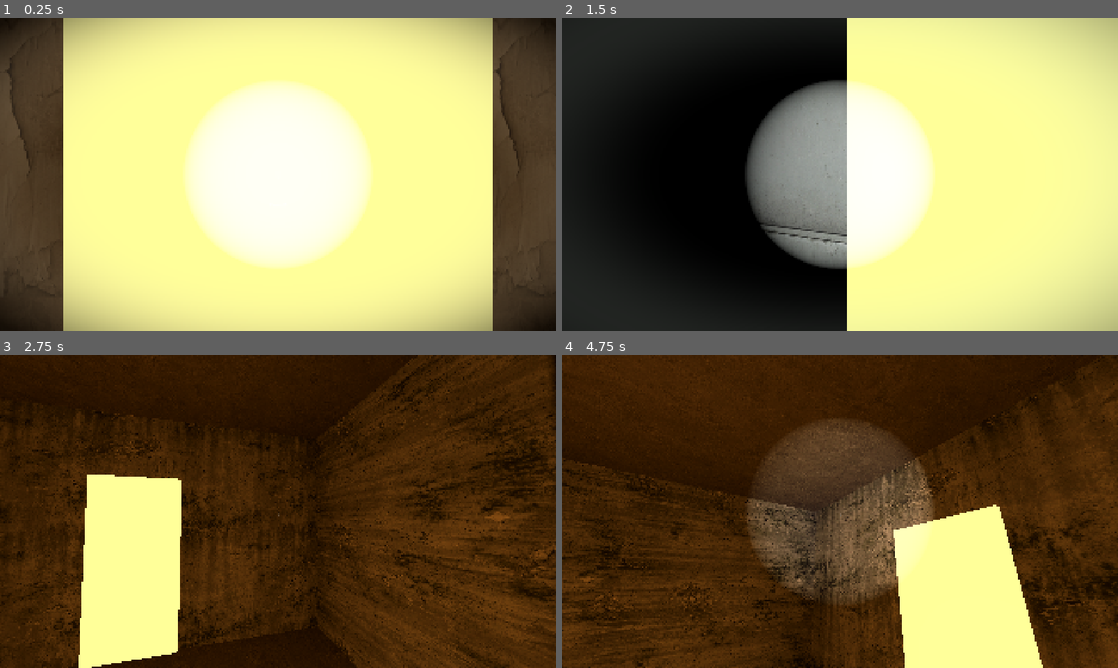
Above: before the commit, frames 1-4 (two rows, left to right).
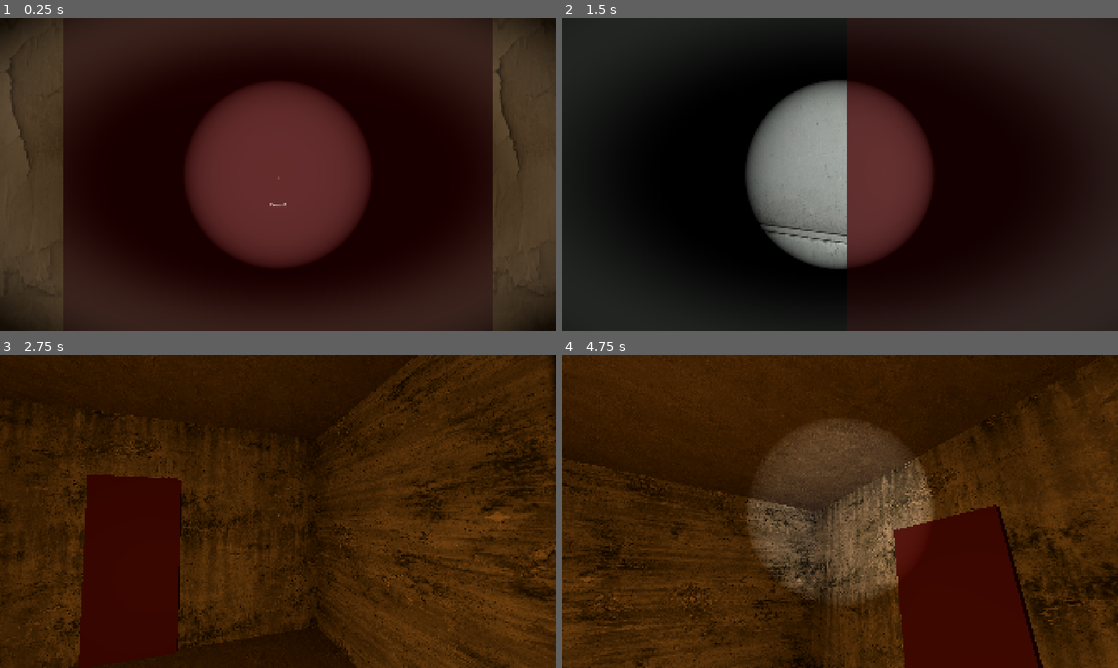
Above: after the commit, the same moments.

Repository: AlgazinovAleksandr/horror_game
Game: Godot game, scene res://scenes/level_2.tscn
Two runs of this game, one before a commit and one after it. Both use one fixed random seed, a clock stepped at 60 frames per second and the inputs below. This scene is started directly instead of the project's main scene.
Inputs (mouse positions are in pixels of both pictures, inside the frame that each line leads up to):
- Up to frame 1 (0.25 s): no input
- Up to frame 2 (1.5 s): tap E (interact) at 0.5, 1.35 s; move the mouse to (867, 174) at 0.52 s; hold E (interact) 0.53-1.28 s; hold W (move_forward) from 0.53 s (still down); move the mouse to (812, 174) at 1.27 s
- Up to frame 3 (2.75 s): keep holding W (move_forward); move the mouse to (289, 505) at 2.02 s; hold F (toggle_flashlight) from 2.03 s (still down); tap E (interact) at 2.3 s
- Up to frame 4 (4.75 s): move the mouse to (834, 517) at 2.77 s; release F (toggle_flashlight) at 2.78 s; tap E (interact) at 2.85, 4.55 s; move the mouse to (878, 514) at 3.52 s; hold E (interact) 3.53-4.28 s; tap Escape (ui_cancel) at 4.15 s; tap Enter at 4.25 s; move the mouse to (673, 464) at 4.27 s; release W (move_forward) at 4.28 s; hold A (move_left) from 4.28 s (still down); tap F (toggle_flashlight) at 4.35 s

The runs differ from the first frame. In frame 1, 77% of the frame differs, in the area x 11-89%, y 0-100%; in frame 2, 49%; in frame 3, 10%; in frame 4, 11%.

Commit message:
Fix void and test level 3

Diff:
--- a/game/scenes/intro_room.tscn
+++ b/game/scenes/intro_room.tscn
@@ -29,10 +29,10 @@
 size = Vector3(1.0, 2.2, 0.15)
 
 [sub_resource type="StandardMaterial3D" id="7"]
-albedo_color = Color(0.9, 0.6, 0.2, 1)
+albedo_color = Color(0.15, 0.01, 0.01, 1)
 emission_enabled = true
-emission = Color(0.9, 0.6, 0.2, 1)
-emission_energy_multiplier = 3.0
+emission = Color(0.15, 0.01, 0.01, 1)
+emission_energy_multiplier = 0.6
 
 [sub_resource type="BoxMesh" id="8"]
 size = Vector3(1.0, 0.8, 0.01)
--- a/game/scenes/level_1.tscn
+++ b/game/scenes/level_1.tscn
@@ -37,10 +37,10 @@
 size = Vector3(1.0, 2.2, 0.15)
 
 [sub_resource type="StandardMaterial3D" id="9"]
-albedo_color = Color(0.9, 0.6, 0.2, 1)
+albedo_color = Color(0.15, 0.01, 0.01, 1)
 emission_enabled = true
-emission = Color(0.9, 0.6, 0.2, 1)
-emission_energy_multiplier = 3.0
+emission = Color(0.15, 0.01, 0.01, 1)
+emission_energy_multiplier = 0.6
 
 [sub_resource type="BoxMesh" id="10"]
 size = Vector3(0.1, 0.05, 0.06)
--- a/game/scenes/level_2.tscn
+++ b/game/scenes/level_2.tscn
@@ -1,10 +1,11 @@
-[gd_scene load_steps=15 format=3]
+[gd_scene load_steps=17 format=3]
 
 [ext_resource type="Script" path="res://scripts/level_2.gd" id="1"]
 [ext_resource type="Script" path="res://scripts/player.gd" id="2"]
 [ext_resource type="Script" path="res://scripts/note.gd" id="3"]
 [ext_resource type="Script" path="res://scripts/combination_lock.gd" id="4"]
 [ext_resource type="Script" path="res://scripts/door.gd" id="5"]
+[ext_resource type="Texture2D" path="res://assets/textures/lock_face.png" id="6"]
 
 [sub_resource type="Environment" id="1"]
 background_mode = 1
@@ -30,19 +31,24 @@
 size = Vector3(1.0, 2.2, 0.15)
 
 [sub_resource type="StandardMaterial3D" id="7"]
-albedo_color = Color(0.9, 0.6, 0.2, 1)
+albedo_color = Color(0.15, 0.01, 0.01, 1)
 emission_enabled = true
-emission = Color(0.9, 0.6, 0.2, 1)
-emission_energy_multiplier = 3.0
+emission = Color(0.15, 0.01, 0.01, 1)
+emission_energy_multiplier = 0.6
 
 [sub_resource type="BoxMesh" id="8"]
-size = Vector3(0.08, 0.12, 0.04)
+size = Vector3(0.6, 0.8, 0.15)
 
 [sub_resource type="BoxShape3D" id="9"]
-size = Vector3(0.08, 0.12, 0.04)
+size = Vector3(0.6, 0.8, 0.15)
 
 [sub_resource type="BoxMesh" id="10"]
 size = Vector3(0.8, 1.0, 0.01)
+
+[sub_resource type="StandardMaterial3D" id="11"]
+albedo_texture = ExtResource("6")
+roughness = 0.9
+metallic = 0.3
 
 ; ── Scene root ────────────────────────────────────────────────────────────────
 
@@ -85,6 +91,19 @@
 size = Vector3(2.4, 3.0, 0.3)
 use_collision = true
 
+; ── Living room entrance walls (close the 3.3m gap at z=3 to the right of hallway opening)
+; HallWallR inner face = x=1.2; LivWallR inner face = x=4.5; step on left = x=-1.2 to -0.8
+
+[node name="LivWallFront" type="CSGBox3D" parent="."]
+transform = Transform3D(1, 0, 0, 0, 1, 0, 0, 0, 1, 2.85, 1.35, 3.15)
+size = Vector3(3.3, 3.0, 0.3)
+use_collision = true
+
+[node name="LivCornerL" type="CSGBox3D" parent="."]
+transform = Transform3D(1, 0, 0, 0, 1, 0, 0, 0, 1, -1.0, 1.35, 3.15)
+size = Vector3(0.4, 3.0, 0.3)
+use_collision = true
+
 ; ── Living room: connects at z=+3, 5m wide, 5m long ──────────────────────────
 
 [node name="LivFloor" type="CSGBox3D" parent="."]
@@ -146,6 +165,16 @@
 
 [node name="DoorwayFloor" type="CSGBox3D" parent="."]
 transform = Transform3D(1, 0, 0, 0, 1, 0, 0, 0, 1, 5.0, -0.15, 5.5)
+size = Vector3(1.0, 0.3, 5.0)
+use_collision = true
+
+[node name="DoorwayBackWall" type="CSGBox3D" parent="."]
+transform = Transform3D(1, 0, 0, 0, 1, 0, 0, 0, 1, 5.0, 1.35, 8.15)
+size = Vector3(1.0, 3.0, 0.3)
+use_collision = true
+
+[node name="DoorwayCeiling" type="CSGBox3D" parent="."]
+transform = Transform3D(1, 0, 0, 0, 1, 0, 0, 0, 1, 5.0, 2.85, 5.5)
 size = Vector3(1.0, 0.3, 5.0)
 use_collision = true
 
@@ -241,9 +270,16 @@
 
 [node name="LockMesh" type="MeshInstance3D" parent="CombinationLock"]
 mesh = SubResource("8")
+surface_material_override/0 = SubResource("11")
 
 [node name="LockCol" type="CollisionShape3D" parent="CombinationLock"]
 shape = SubResource("9")
+
+[node name="LockLight" type="OmniLight3D" parent="."]
+transform = Transform3D(1, 0, 0, 0, 1, 0, 0, 0, 1, 2.0, 1.8, 7.8)
+light_color = Color(0.8, 0.6, 0.4, 1)
+light_energy = 0.5
+omni_range = 1.5
 
 ; ── Exit door ─────────────────────────────────────────────────────────────────
 
--- a/game/scenes/level_3.tscn
+++ b/game/scenes/level_3.tscn
@@ -30,10 +30,10 @@
 size = Vector3(1.0, 2.2, 0.15)
 
 [sub_resource type="StandardMaterial3D" id="7"]
-albedo_color = Color(0.9, 0.6, 0.2, 1)
+albedo_color = Color(0.15, 0.01, 0.01, 1)
 emission_enabled = true
-emission = Color(0.9, 0.6, 0.2, 1)
-emission_energy_multiplier = 3.0
+emission = Color(0.15, 0.01, 0.01, 1)
+emission_energy_multiplier = 0.6
 
 [sub_resource type="CapsuleMesh" id="8"]
 radius = 0.3
--- a/game/scripts/combination_lock.gd
+++ b/game/scripts/combination_lock.gd
@@ -22,10 +22,13 @@
 	_canvas.layer = 60
 	add_child(_canvas)
 
+	var center := CenterContainer.new()
+	center.set_anchors_and_offsets_preset(Control.PRESET_FULL_RECT)
+	_canvas.add_child(center)
+
 	_panel = PanelContainer.new()
-	_panel.set_anchors_and_offsets_preset(Control.PRESET_CENTER)
 	_panel.custom_minimum_size = Vector2(320, 180)
-	_canvas.add_child(_panel)
+	center.add_child(_panel)
 
 	var vbox := VBoxContainer.new()
 	vbox.add_theme_constant_override("separation", 12)
@@ -67,7 +70,7 @@
 	_refresh_display()
 
 
-func _unhandled_input(event: InputEvent) -> void:
+func _input(event: InputEvent) -> void:
 	if not _ui_open:
 		return
 
@@ -81,12 +84,15 @@
 		_digits[_selected] = (_digits[_selected] - 1 + 10) % 10
 	elif event.is_action_pressed("interact"):
 		_submit()
+		get_viewport().set_input_as_handled()
 		return
 	elif event.is_action_pressed("ui_cancel"):
 		_close_ui()
+		get_viewport().set_input_as_handled()
 		return
 
 	_refresh_display()
+	get_viewport().set_input_as_handled()
 
 
 func _submit() -> void:
Binary file added: game/assets/textures/lock_face.png
Not shown, added: .agents/skills/fix-void/SKILL.md
Not shown, changed: CLAUDE.md
Not shown, changed: COMMENTS.md
Not shown, changed: ISSUES_SOLUTIONS.md
Not shown, changed: README.md
